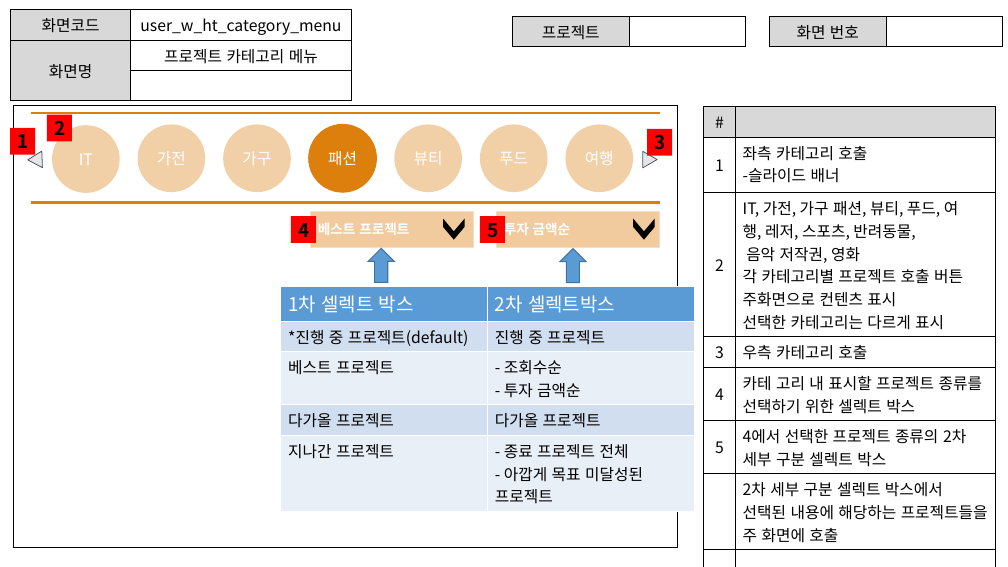
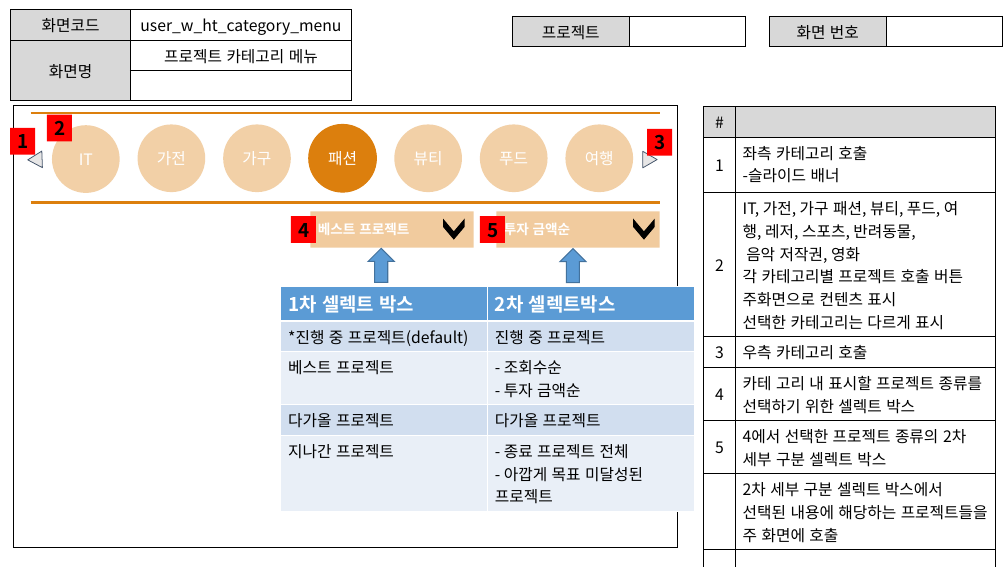
Before and after one commit to ezenteam2/EzenCrowdFunding, a slide deck: slide 13 of project03 - 발표1.pptx (slide 11 before the commit). Drawn at 1008x567 pixels with LibreOffice and Linux fonts; fonts in the diff are those of the drawing. Boxes give left, top, right and bottom in pixels: in the first picture for what was removed or moved away, otherwise in the second. Text is boxed around its words. In the diff, an @@ line names an element or a change of style, - is before the commit and + after.

```diff
--- a/project03 - 발표1.pptx
+++ b/project03 - 발표1.pptx
@@ table at (281,286,693,508) @@
@@ bold on in "1차 셀렉트 박스", "2차 셀렉트박스" @@
```
Also in this commit, not shown: 12 other slides changed, 2 slides added, 1 other file.
